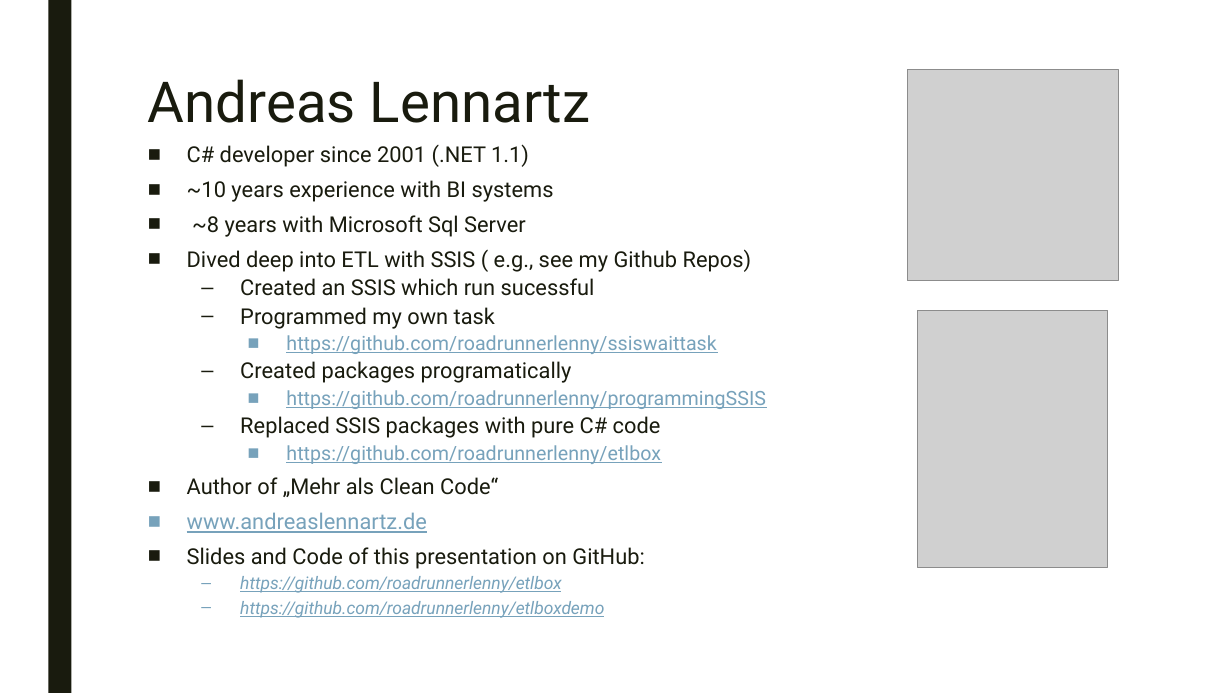
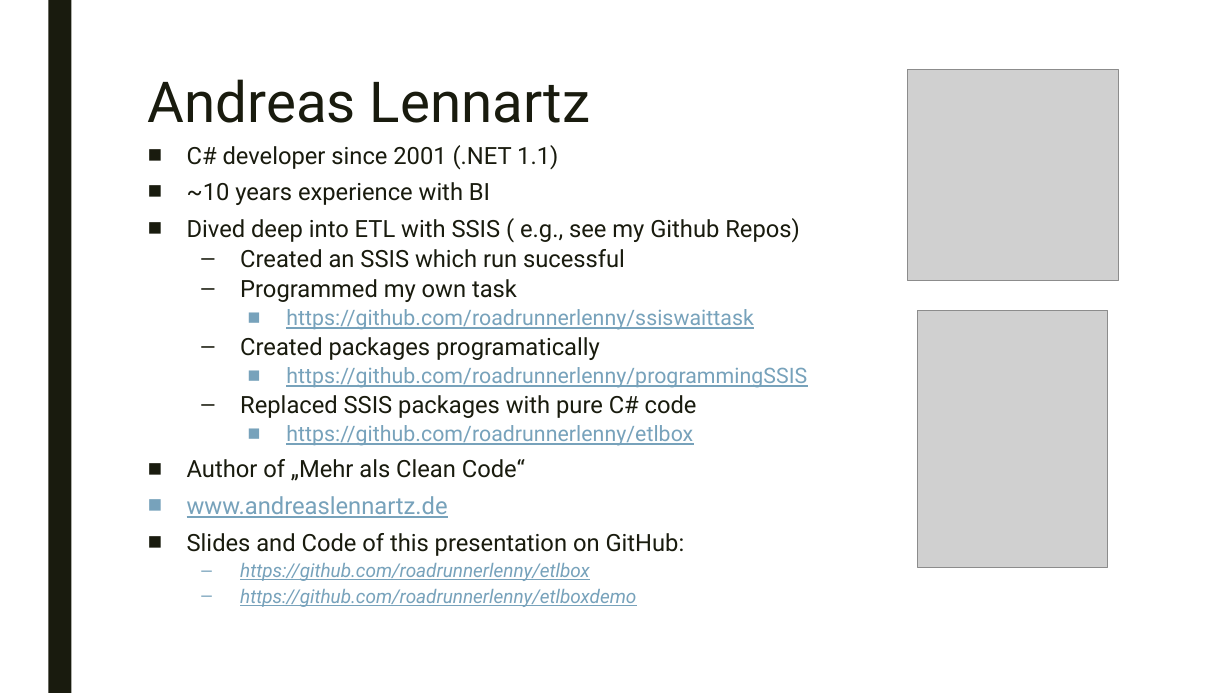
Before and after one commit to rpsft/etlbox, a slide deck: slide 2 of ETLBoxDocu/presentations/Introduction.pptx. Drawn at 1232x693 pixels with LibreOffice and Linux fonts; fonts in the diff are those of the drawing; grey boxes stand for pictures. Boxes give left, top, right and bottom in pixels: in the first picture for what was removed or moved away, otherwise in the second. Text is boxed around its words. In the diff, an @@ line names an element or a change of style, - is before the commit and + after.

```diff
--- a/ETLBoxDocu/presentations/Introduction.pptx
+++ b/ETLBoxDocu/presentations/Introduction.pptx
@@ text at (187, 145, 807, 607): size 17 to 18.5 pt in "C# developer since 2001 (.NET 1.1)", "Dived deep into ETL with SSIS ( ...", "Created an SSIS which run sucessful", "Programmed my own task" and 5 more places; size 15.3 to 16.6 pt in "https://github.com/roadrunnerlenny/ssiswaittask", "https://github.com/roadrunnerlenny/programmingSSIS", "https://github.com/roadrunnerlenny/etlbox"; size 13.6 to 14.8 pt in "https://github.com/roadrunnerlenny/etlbox", "https://github.com/roadrunnerlenny/etlboxdemo" @@
@@ text at (187, 182, 490, 205): text changed; size 17 to 18.5 pt @@
-■ ~10 years experience with BI systems
-■ ~8 years with Microsoft Sql Server
+■ ~10 years experience with BI
```
Also in this commit, not shown: 1 other slide changed, 2 slides removed, 5 other files.
